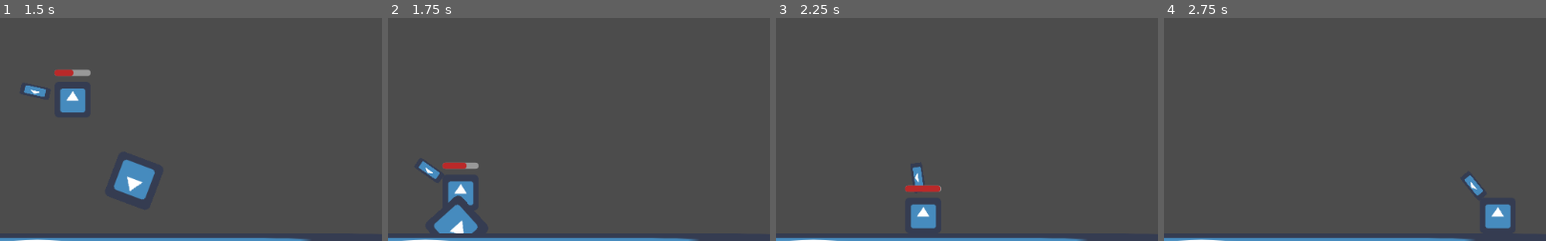
Above: before the commit, frames 1-4 (left to right).
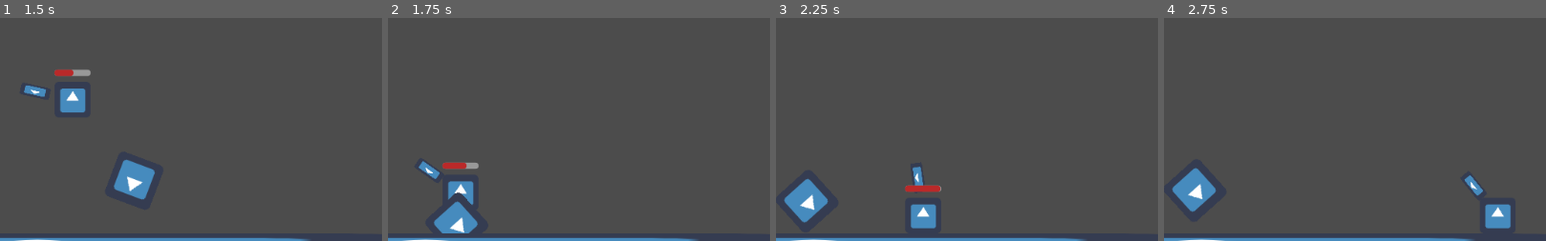
Above: after the commit, the same moments.

Repository: Kiptoke/PatentlyAwfulSoccer
Game: Godot game, scene res://Scenes/Field.tscn
The game is run twice, just before and just after one commit, with the same random seed, the same clock (stepped at 60 frames per second) and the same inputs. The engine's default icon, where the game draws it, is replaced by a stand-in: a white triangle on a blue panel in a dark square.
Inputs (mouse positions are % of the whole screen's width and height, from its top left):
- Up to frame 1 (1.5 s): tap Enter at 0.5 s; move the mouse to (72, 45) at 0.52 s; hold D (right) 0.53-1.28 s; click (72, 45) at 0.6 s; move the mouse to (30, 55) at 1.27 s; hold S (down) from 1.28 s (still down); click (30, 55) at 1.35 s
- Up to frame 2 (1.75 s): keep holding S (down)
- Up to frame 3 (2.25 s): move the mouse to (60, 28) at 2.02 s; release S (down) at 2.03 s; hold D (right) from 2.03 s (still down); click (60, 28) at 2.1 s
- Up to frame 4 (2.75 s): keep holding D (right)
The pictures show only the part of the screen within x 46-96%, y 46-96%; the shares and areas given below are measured in that part.

Frame 1 is identical in both runs. In frame 2, 0.5% of the frame differs, in the area x 12-24%, y 78-97%; in frame 3, 1.3%, in the area x 2-14%, y 71-92%; in frame 4, 1.3%.

Commit message:
Fixed some warnings

Diff:
--- a/Scripts/Player.gd
+++ b/Scripts/Player.gd
@@ -21,7 +21,7 @@
 	if Input.is_action_just_pressed("shoot") and bullet_wait == false:
 		shoot()
 
-func _process(delta):
+func _process(_delta):
 	var prog = get_node("ProgressBar")
 	if bullet_wait:
 		prog.visible = true
@@ -31,7 +31,7 @@
 			bullet_wait = false
 			prog.value = 0
 
-func _physics_process(delta):
+func _physics_process(_delta):
 	get_input()
 	velocity = move_and_slide(velocity)
 
